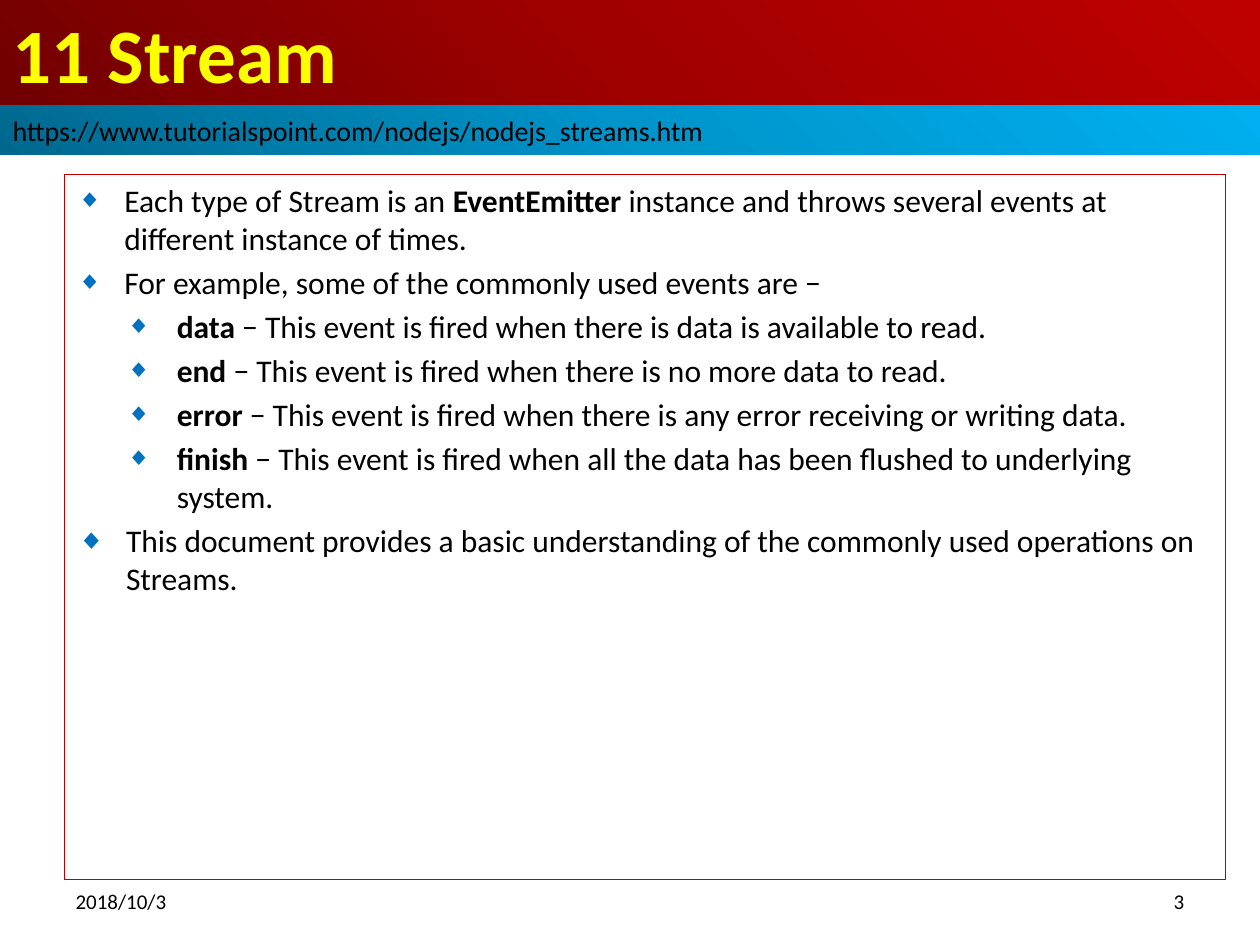
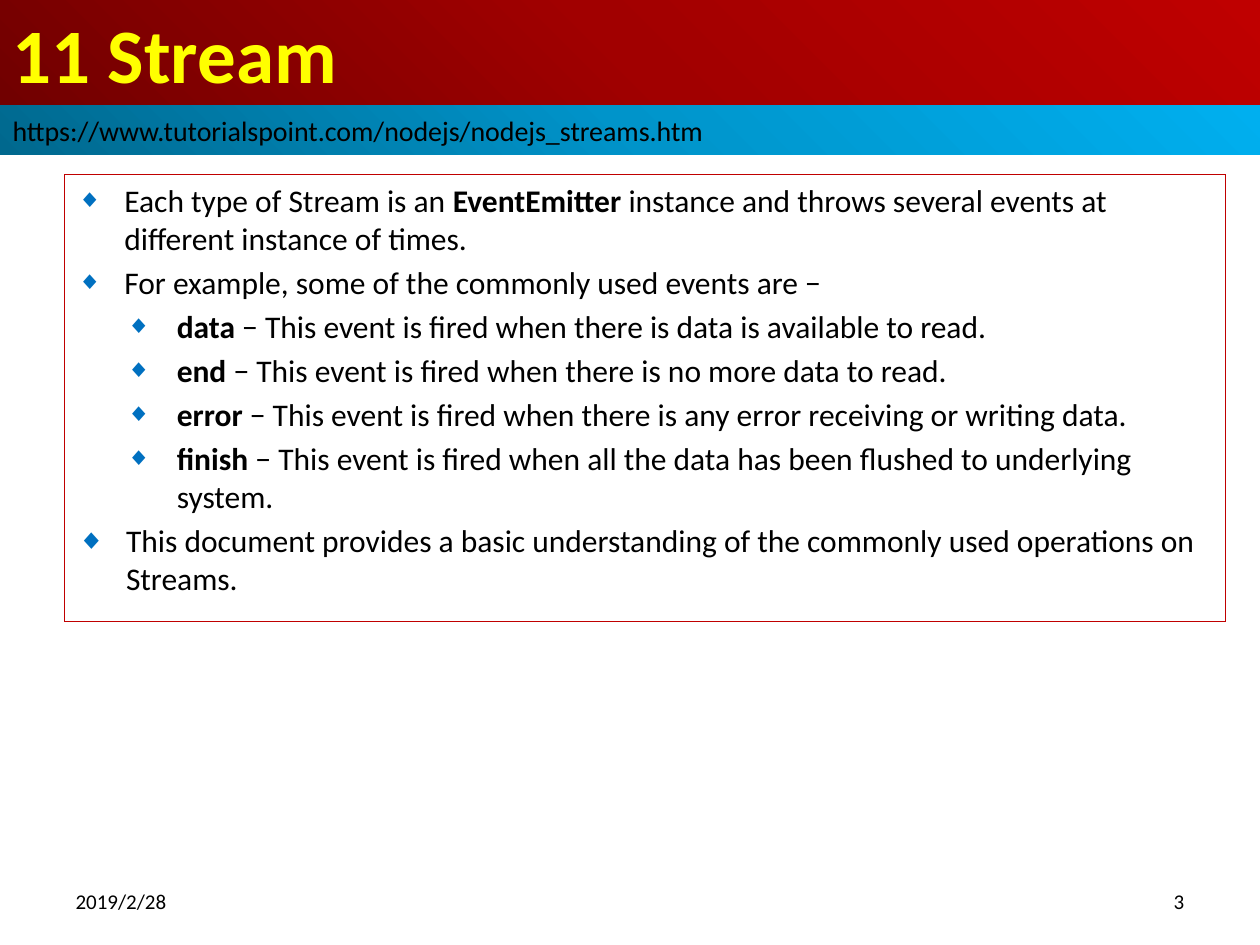
Before and after one commit to peterhchen/100-nodejs-basic, a slide deck: slide 3 of 15_Ch11_Stream.pptx. Drawn at 1260x945 pixels with LibreOffice and Linux fonts; fonts in the diff are those of the drawing. Boxes give left, top, right and bottom in pixels: in the first picture for what was removed or moved away, otherwise in the second. Text is boxed around its words. In the diff, an @@ line names an element or a change of style, - is before the commit and + after.

Commit message:
Stream Operation

```diff
--- a/15_Ch11_Stream.pptx
+++ b/15_Ch11_Stream.pptx
@@ subtitle "Each type of Stream is ...": place and size @@
-subtitle "Each type of Stream is ..." at bbox=[64, 175, 1225, 879]
+subtitle "Each type of Stream is ..." at bbox=[64, 175, 1225, 621]
@@ text at bbox=[76, 894, 167, 910]: text changed @@
-2018/10/3
+2019/2/28
```
Also in this commit, not shown: 4 other slides changed, 7 slides added, 3 slides removed, 6 other files.
